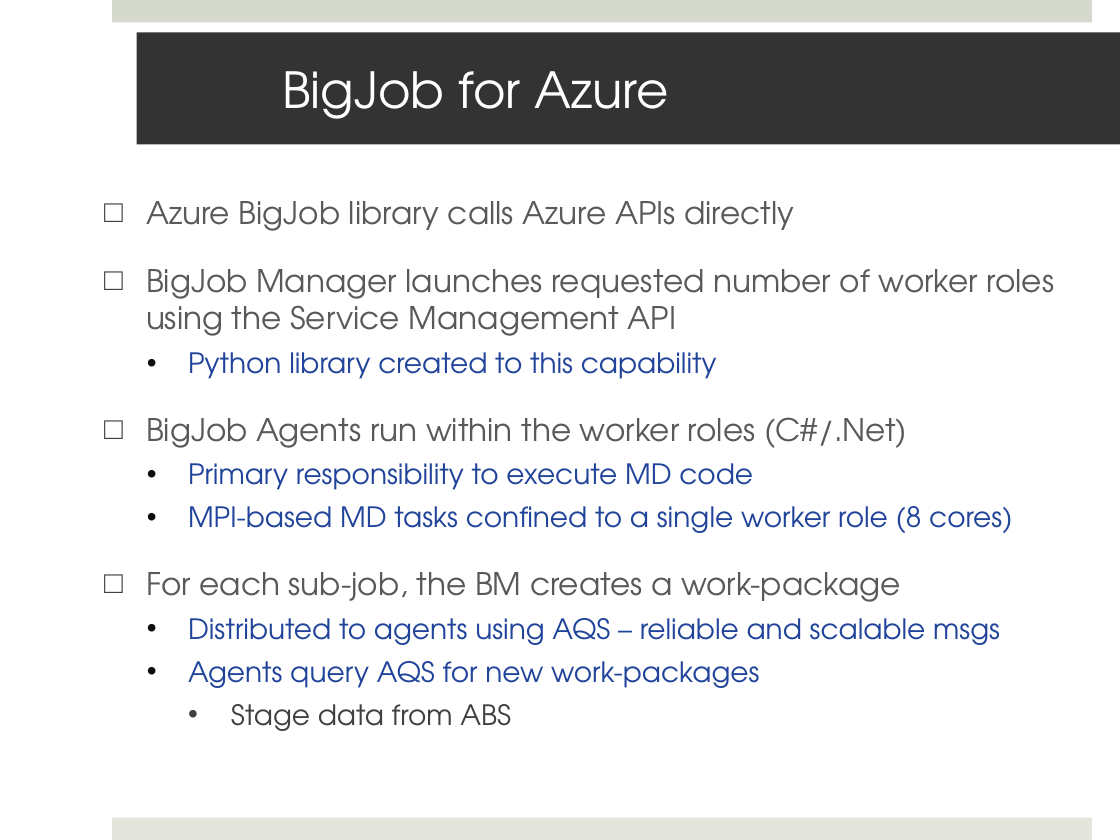
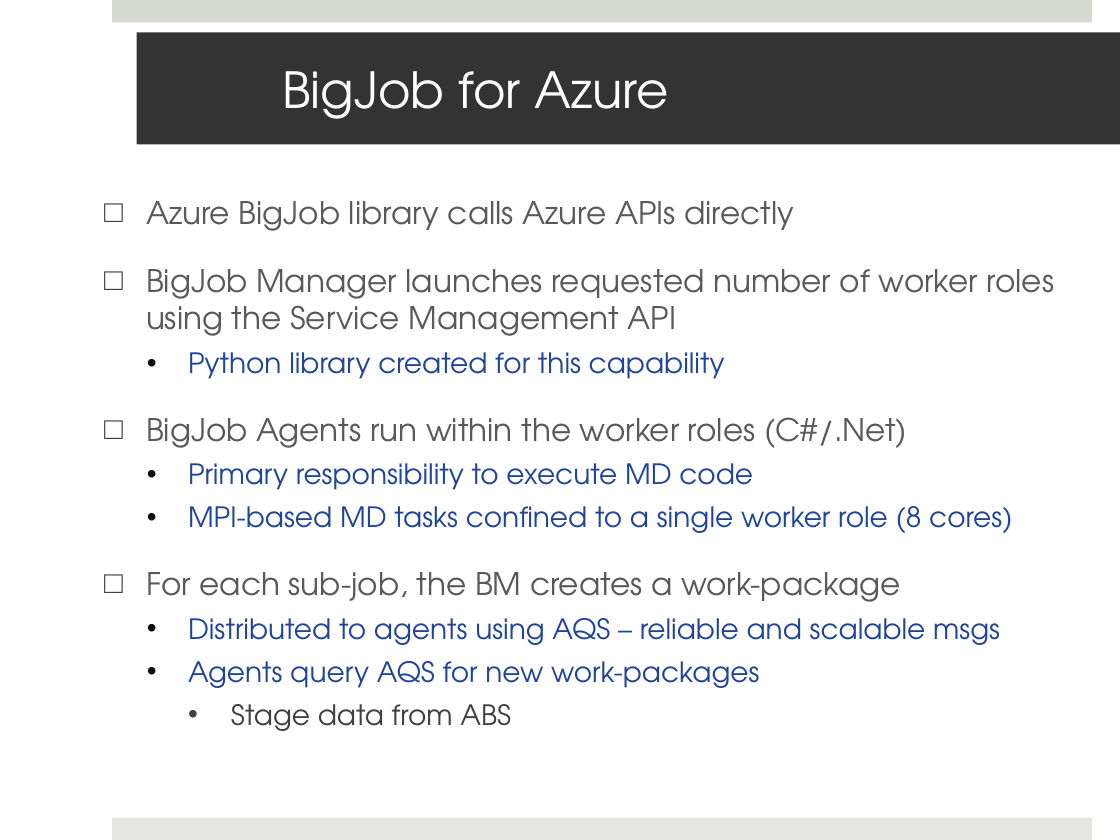
Before and after one commit to saga-project/saga-cpp-legacy-projects, a slide deck: slide 11 of papers/cloudcom10/presentation/saga-azure-cloudcom10.pptx. Drawn at 1120x840 pixels with LibreOffice and Linux fonts; fonts in the diff are those of the drawing. Boxes give left, top, right and bottom in pixels: in the first picture for what was removed or moved away, otherwise in the second. Text is boxed around its words. In the diff, an @@ line names an element or a change of style, - is before the commit and + after.

```diff
--- a/papers/cloudcom10/presentation/saga-azure-cloudcom10.pptx
+++ b/papers/cloudcom10/presentation/saga-azure-cloudcom10.pptx
@@ text at <box>188,352,725,379</box>: text changed @@
-  • Python library created to this capability
+  • Python library created for this capability
```
Also in this commit, not shown: 3 other slides changed, 1 slide added.
